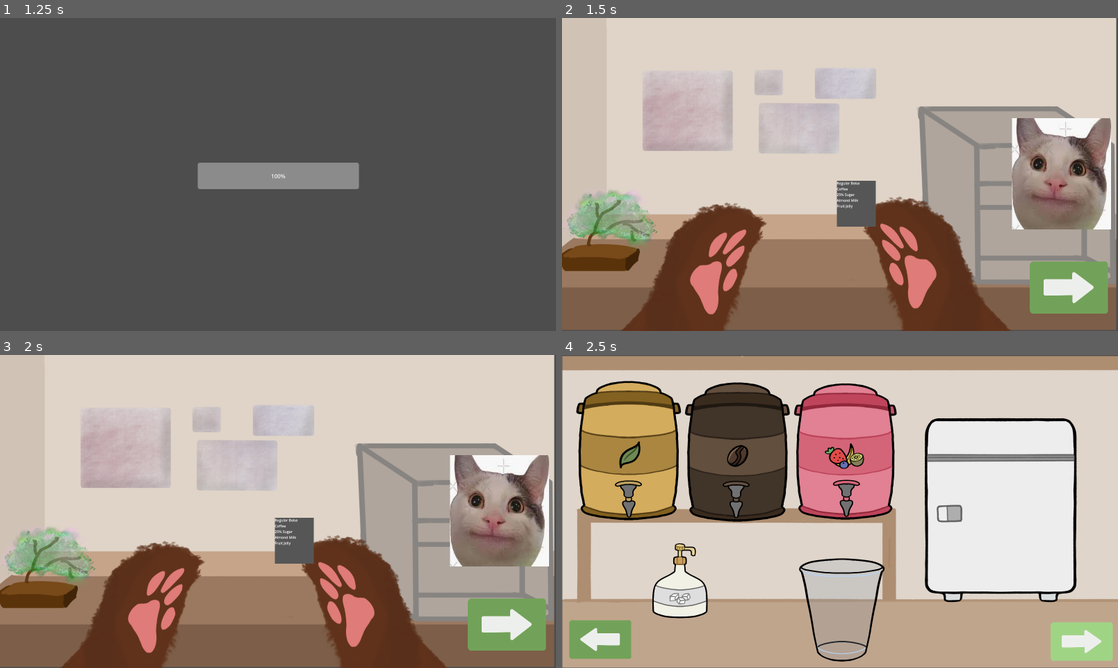
Above: before the commit, frames 1-4 (two rows, left to right).
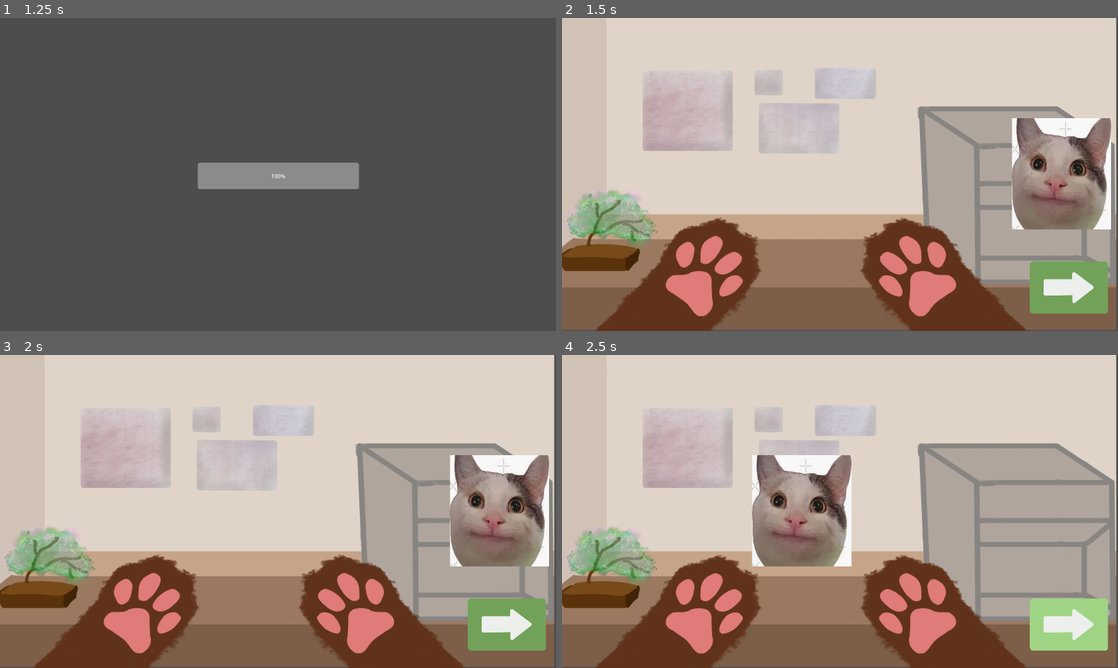
Above: after the commit, the same moments.

Repository: Lyra126/boba-cat
Game: Godot game, scene res://scenes/start_screen/main_scene.tscn
The game is run twice, just before and just after one commit, with the same random seed, the same clock (stepped at 60 frames per second) and the same inputs.
Inputs (mouse positions are in pixels of both pictures, inside the frame that each line leads up to):
- Up to frame 1 (1.25 s): click (172, 249) at 0.5 s
- Up to frame 2 (1.5 s): tap Enter at 1.25 s; move the mouse to (962, 158) at 1.27 s; press the mouse at (962, 158) at 1.28 s
- Up to frame 3 (2 s): no input
- Up to frame 4 (2.5 s): release the mouse at (962, 495) at 2 s; click (1067, 624) at 2.02 s

Frame 1 is identical in both runs. In frame 2, 8.6% of the frame differs, in the area x 5-84%, y 52-100%; in frame 3, 8.3%; in frame 4, 81%, in the area x 0-100%, y 0-100%.
Error before the commit: Attempt to call function 'start' in base 'null instance' on a null instance. (res://scenes/customer_line/customer_line.gd:17)

Commit message:
fully working project

Diff:
--- a/global.gd
+++ b/global.gd
@@ -2,22 +2,49 @@
 
 var SomethingBeingClickedRn = false
 var prevOrderFinished = false
+var currOrderFinished = false
+var currCustomer = "cat1"
+var allCustomers = ["cat1", "cat2", "cat3", "cat4", "cat5", "cat6", "cat7", "cat8", "cat9", "cat10"]
+var visitedCustomers = []
+var cat1 = preload("res://assets/cat1.png")
+var cat2 = preload("res://assets/cat2.png")
+var cat3 = preload("res://assets/cat3.png")
+var cat4 = preload("res://assets/cat4.png")
+var cat5 = preload("res://assets/cat5.png")
+var cat6 = preload("res://assets/cat6.png")
+var cat7 = preload("res://assets/cat7.png")
+var cat8 = preload("res://assets/cat8.png")
+var cat9 = preload("res://assets/cat9.png")
+var cat10 = preload("res://assets/cat10.png")
+var dialogueCompleted = false
 var order = []
 var playerOrder = []
 var totalCurrency = 0
-
 var toppings_inserted = []
 var liquids_poured = []
 var syrups_poured = []
 var desserts_picked = []
 
-# should finalize the playerOrder before comparing it with order array
-# 0 index: toppings
-# 1 index: liquids (milk and tea)
-# 2 index: syrups
-# 3 index: desserts
-#func finalized_player_cup():
-	#playerOrder.append(toppings_inserted)
-	#playerOrder.append(liquids_poured)
-	#playerOrder.append(syrups_poured)
-	#playerOrder.append(desserts_picked)
+func get_customer_texture(customer):
+	match customer:
+		"cat1":
+			return cat1
+		"cat2":
+			return cat2
+		"cat3":
+			return cat3
+		"cat4":
+			return cat4
+		"cat5":
+			return cat5
+		"cat6":
+			return cat6
+		"cat7":
+			return cat7
+		"cat8":
+			return cat8
+		"cat9":
+			return cat9
+		"cat10":
+			return cat10
+	return null
--- a/scenes/FinalStation/FinalStation.gd
+++ b/scenes/FinalStation/FinalStation.gd
@@ -13,15 +13,7 @@
 
 
 func _on_submit_order_pressed():
-	var ordersMatch = false
-	print("checking if player made order correctly...")
-	if len(global.order) == len(global.playerOrder):
-		for i in range(len(global.order)):
-			if global.order[i] != global.playerOrder[i]:
-				return
-		ordersMatch = true
-	else:
-		print("Arrays have different lengths, cannot compare elements.")
+	get_tree().change_scene_to_file("res://scenes/Rate/rate.tscn")
 
 
 func _on_back_pressed():
--- a/scenes/Rate/rate.gd
+++ b/scenes/Rate/rate.gd
@@ -38,6 +38,18 @@
 	if json_as_dict:
 		return (json_as_dict)
 
+
+func checkOrder():
+	var ordersMatch = false
+	print("checking if player made order correctly...")
+	if len(global.order) == len(global.playerOrder):
+		for i in range(len(global.order)):
+			if global.order[i] != global.playerOrder[i]:
+				return
+		ordersMatch = true
+	else:
+		print("Arrays have different lengths, cannot compare elements.")
+
 func showDialogue():
 	$Label.visible = true;
 	if $Rating.value <= 30 and $Rating.value >= 0:
--- a/scenes/Toppings/Toppings.tscn
+++ b/scenes/Toppings/Toppings.tscn
@@ -64,20 +64,6 @@
 
 [node name="ladle" type="Node2D" parent="bar"]
 
-[node name="Back" type="Button" parent="."]
-offset_left = -837.23
-offset_top = 376.022
-offset_right = -579.23
-offset_bottom = 486.022
-metadata/_edit_use_anchors_ = true
-
-[node name="Next" type="Button" parent="."]
-offset_left = 610.703
-offset_top = 391.475
-offset_right = 816.703
-offset_bottom = 507.475
-metadata/_edit_use_anchors_ = true
-
 [node name="toppings_bg" type="TextureRect" parent="."]
 z_index = -15
 offset_left = -877.0
@@ -116,7 +102,19 @@
 polygon = PackedVector2Array(174.5, -239.9, 186.5, -235.9, 186.5, -234.4, 198.5, -221.3, 198.5, -219, 204.5, -209.1, 20 …(1084 unchanged characters)…
 metadata/_edit_lock_ = true
 
+[node name="Back" type="Button" parent="."]
+offset_left = -851.0
+offset_top = 378.0
+offset_right = -581.0
+offset_bottom = 512.0
+
+[node name="Next" type="Button" parent="."]
+offset_left = 529.166
+offset_top = 368.148
+offset_right = 823.166
+offset_bottom = 485.148
+
 [connection signal="mouse_entered" from="bar/dalgona_chunks/Area2D" to="bar/dalgona_chunks" method="_on_area_2d_mouse_entered"]
+[connection signal="input_event" from="ladle/Ladle/ladle area" to="ladle" method="_on_ladle_area_input_event"]
 [connection signal="pressed" from="Back" to="." method="_on_back_pressed"]
 [connection signal="pressed" from="Next" to="." method="_on_next_pressed"]
-[connection signal="input_event" from="ladle/Ladle/ladle area" to="ladle" method="_on_ladle_area_input_event"]
--- a/scenes/customer_line/customer_line.gd
+++ b/scenes/customer_line/customer_line.gd
@@ -1,26 +1,33 @@
 extends Node2D
 
 var OrderForm
-@onready var progress_bar : TextureProgressBar = $TextureProgressBar
+@onready var progress_bar : TextureProgressBar = $Customer/TextureProgressBar
 @onready var canfire = true
-@onready var timer = $Timer
+@onready var timer = $Customer/Timer
 @onready var percentage_of_time
+var nextCustomerCalled = false
 
 # Called when the node enters the scene tree for the first time.
 func _ready():
 	$Next.pressed.connect(self._on_next_pressed)
-	OrderForm = preload("res://scenes/OrderForm/OrderForm.tscn").instantiate()
-	add_child(OrderForm)
-	showOrder()
-	if canfire:
-		canfire = false
-		$Timer.start()
+	get_tree().paused = true
+	await get_tree().create_timer(1.0).timeout
+	move_customer()
+	get_tree().paused = false
 
-func showOrder():
-	OrderForm.show()
+func _input(event):
+	if get_tree().paused:
+		return
 
-func hideOrder():
-	OrderForm.hide()
+func move_customer():
+	# Define the initial position and the target position
+	var initial_position = $Customer.position
+	var target_position = Vector2(-135, 0)
+	var distance = initial_position.distance_to(target_position)
+	var speed = distance * 0.1
+	$Customer.position = lerp(initial_position, target_position, min(1.0, speed * get_process_delta_time()))
+
+
 
 
 func _on_next_pressed():
@@ -29,13 +36,39 @@
 
 
 func _process(delta):
-	if timer.get_time_left() > 0:
-		percentage_of_time = ((1 - timer.get_time_left() / timer.get_wait_time()) * 100)
+	if global.dialogueCompleted:
+		progress_bar.visible = true
+		canfire = false
+		timer.start()
+		$OrderForm.visible = true
+		$OrderForm.showOrder()
+		global.dialogueCompleted = false
+
+	if progress_bar.value == 100 and not nextCustomerCalled:
+		timer.stop()
+		nextCustomerCalled = true
+		await get_tree().create_timer(2.0).timeout
+		nextCustomer()
+	elif timer.get_time_left() > 0:
+		percentage_of_time = ((1 - timer.get_time_left() / timer.get_wait_time()) * 5000) #100
 		progress_bar.value = percentage_of_time
-	else:
-		progress_bar.value = 100
 
 
-func _on_timer_timeout():
+func nextCustomer():
+	$OrderForm.visible = false
+	progress_bar.visible = false
+	progress_bar.value = 0
+	$OrderForm.generate_order()
+	$OrderForm.showOrder()
+	global.dialogueCompleted = false
+	global.visitedCustomers.append(global.currCustomer)
+	$Customer.visible = false;
+	$Customer.position = Vector2(1040, 0)
+	var cat_number = global.currCustomer.substr(0 + "cat".length()).to_int() + 1
+	global.currCustomer = "cat" + str(cat_number)
+	$Customer.texture = global.get_customer_texture(global.currCustomer)
+	$Customer.visible = true;
+	await get_tree().create_timer(1.0).timeout
+	move_customer()
 	canfire = true
-	timer.stop()
+	nextCustomerCalled = false
Binary file added: assets/trash.png
Not shown, added: assets/trash.png.import
